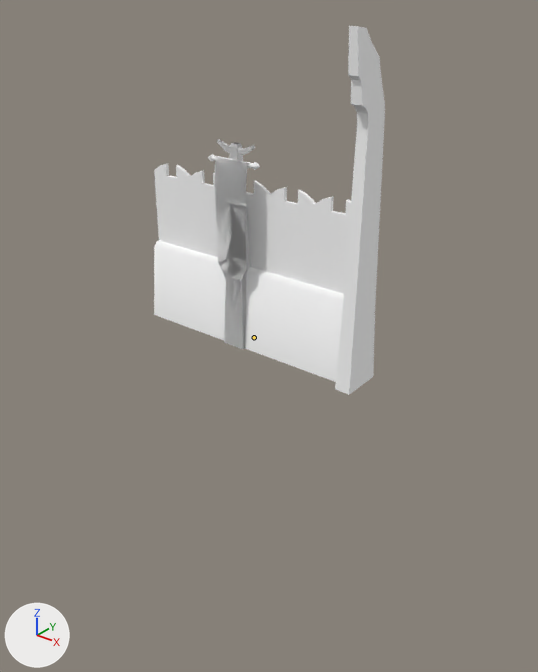
A saved change to the Blender file _blender_files/rbcfence.blend.
Rendered twice from a 50 mm lens placed at (88.3, -105.6, 67.1), pointed at (3.7, 0.2, 1.5). Every picture has the same lights, and +X, +Y and +Z are marked at lower left. The bones that bend it are drawn over the model as lines.

Objects in the first picture: 'FLAG', 'POST', 'WALL'.
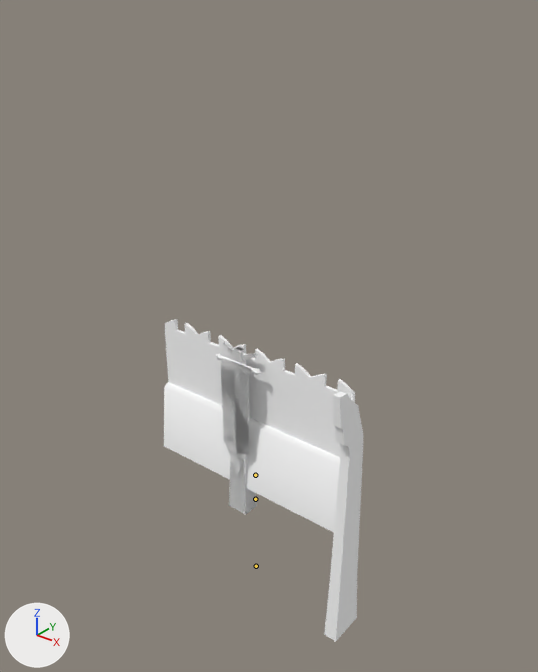
The newer file adds an action. The first version stands in its rest pose; the second is drawn at frame 0 of the action 'rbcfenceAction'.

What differs and where, as boxes (x1, y1, x2, y2) in the pictures (538 x 672 px):
'WALL', posed: before (154, 163, 351, 382); after (164, 319, 355, 533)
'POST', posed (22% narrower, 32% shorter): before (335, 26, 385, 395); after (324, 391, 363, 641)
'FLAG', posed (11% narrower, 18% shorter): before (208, 139, 260, 349); after (215, 342, 261, 514)
bone 'FLAG', root to tip: before (254, 337) to (254, 337); after (255, 499) to (255, 499)
bone 'POST', root to tip: before (254, 337) to (254, 337); after (256, 566) to (256, 566)
bone 'WALL', root to tip: before (254, 337) to (254, 337); after (255, 475) to (255, 475)

The edits, one by one:
Bone 'FLAG' (bone_flag) moves from (0.0, 0.0, 0.0) to (0.0, 0.0, -41.13738).
Bone 'POST' (bone_post) moves from (0.0, 0.0, 0.0) to (0.0, 0.0, -61.14255).
Bone 'WALL' (bone_wall) moves from (0.0, 0.0, 0.0) to (0.0, 0.0, -34.37508).
